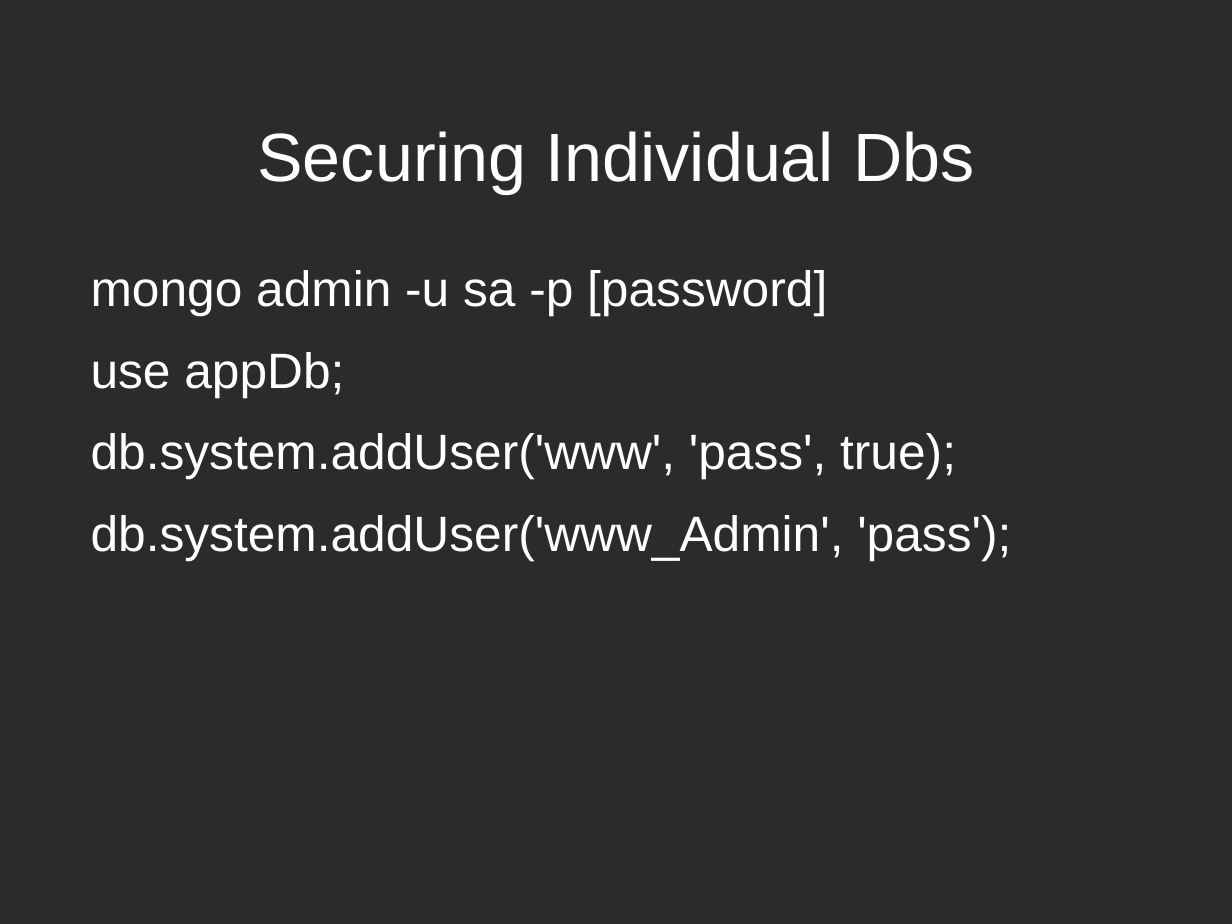
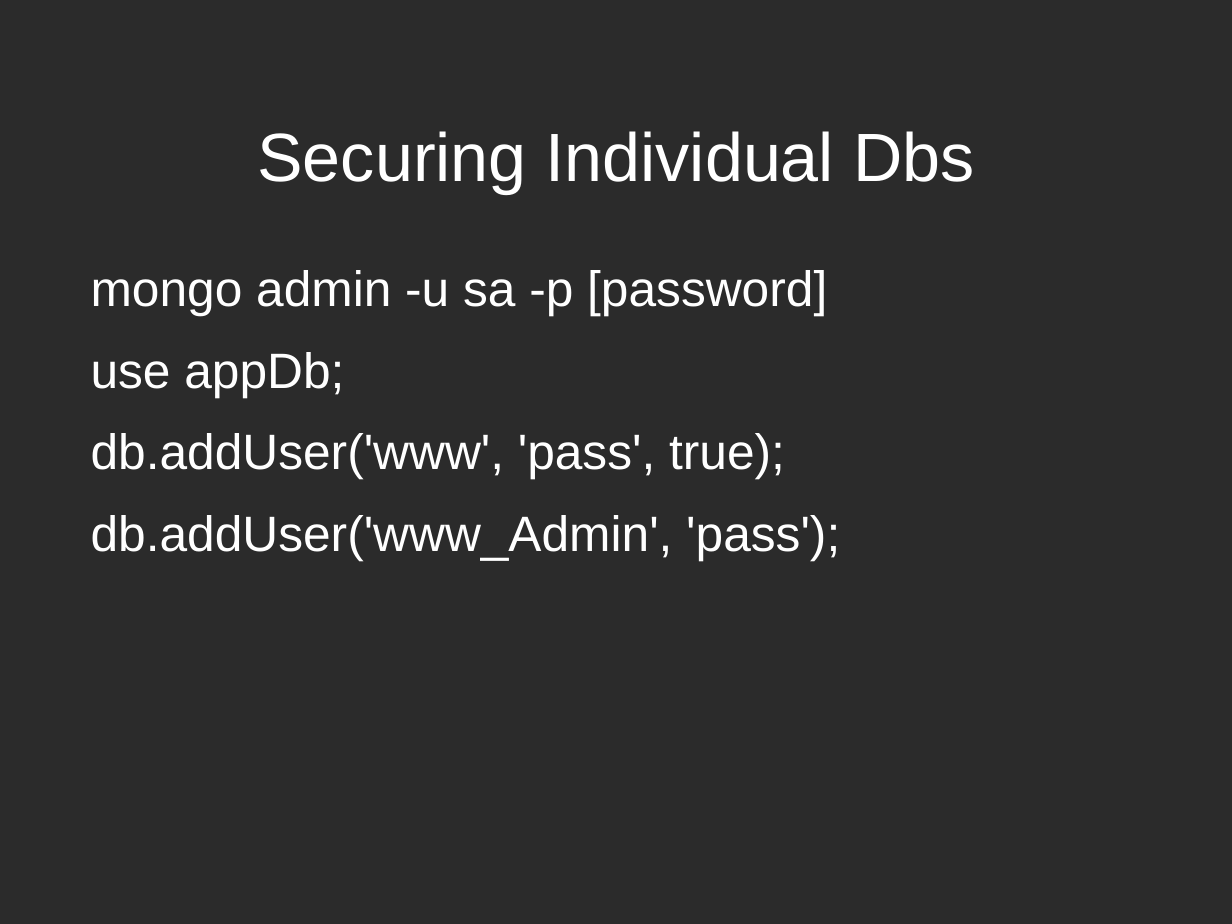
Before and after one commit to zippy1981/TalkMaterials, a slide deck: slide 21 of MongoMeetup/2010-July/Mongo Windows Administration for the Unix Programmer.odp. Drawn at 1232x924 pixels with LibreOffice and Linux fonts; fonts in the diff are those of the drawing; background and template pictures are left out; a plain dark background stands for a picture behind light text. Boxes give left, top, right and bottom in pixels: in the first picture for what was removed or moved away, otherwise in the second. Text is boxed around its words. In the diff, an @@ line names an element or a change of style, - is before the commit and + after.

Commit message:
Final changes

```diff
--- a/MongoMeetup/2010-July/Mongo Windows Administration for the Unix Programmer.odp
+++ b/MongoMeetup/2010-July/Mongo Windows Administration for the Unix Programmer.odp
@@ text at [91, 433, 840, 560]: text changed @@
-db.system.addUser('www', 'pass', true);
-db.system.addUser('www_Admin', 'pass');
+db.addUser('www', 'pass', true);
+db.addUser('www_Admin', 'pass');
```
Also in this commit, not shown: 3 other slides changed.
